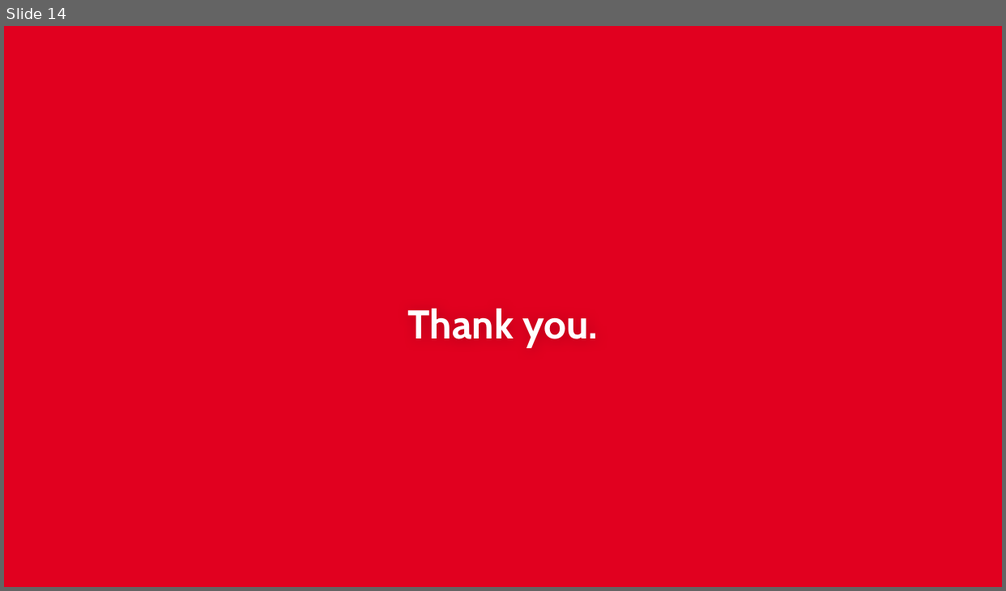
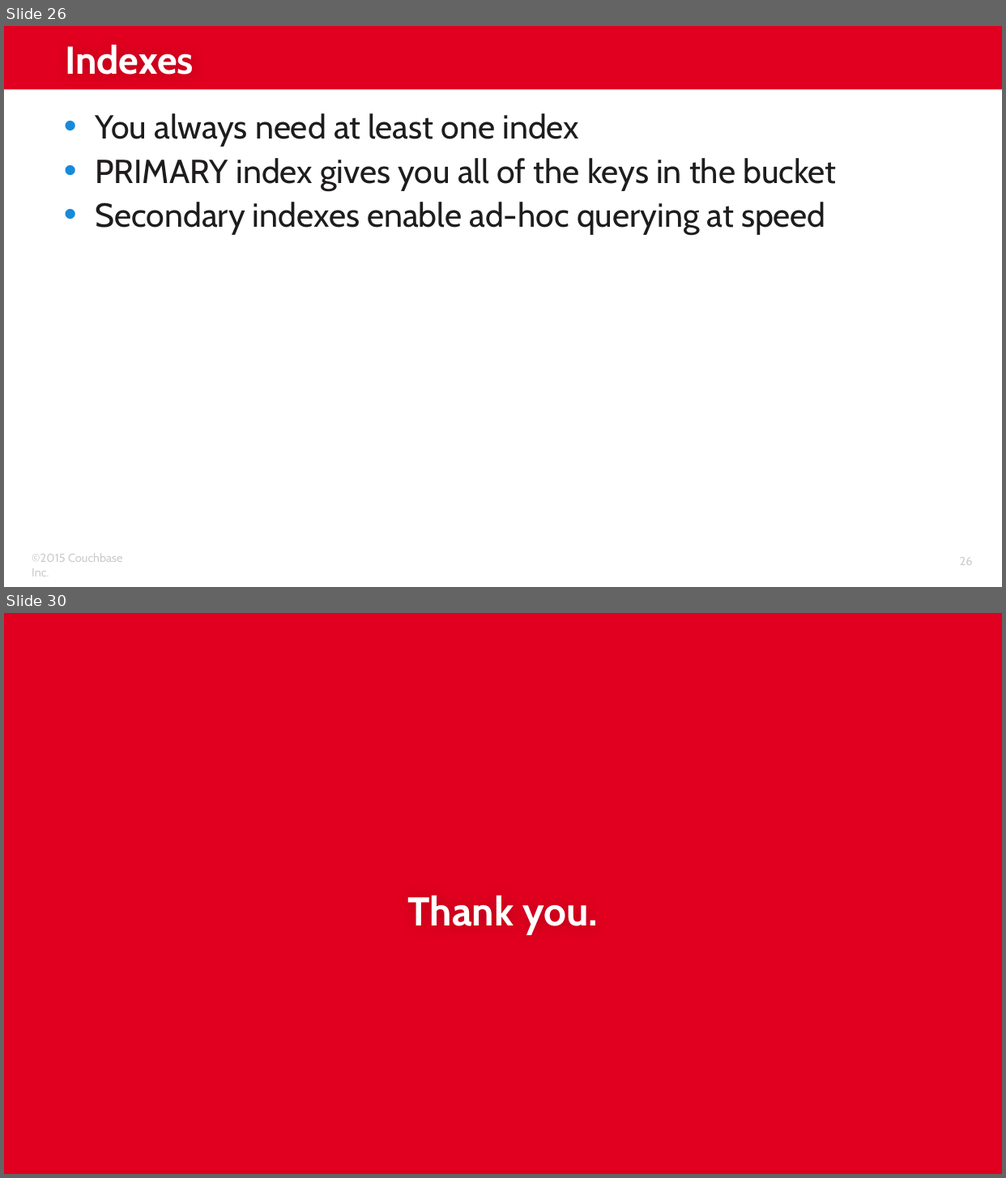
Before and after one commit to subalakr/workshop, a slide deck: server/presentations/Lec-03_N1QL_Introduction.pptx. Shown one above the other, each under a label of ours: slide 14 before the commit, slides 26 and 30 after it; the slides between them are not shown. The pictures are 1006x591 and 1006x1178 pixels, drawn with LibreOffice and Linux fonts; fonts in the diff are those of the drawing; background and template pictures are left out. Boxes give left, top, right and bottom in pixels: in the first picture for what was removed or moved away, otherwise in the second. Text is boxed around its words. In the diff, an @@ line names an element or a change of style, - is before the commit and + after.

```diff
--- a/server/presentations/Lec-03_N1QL_Introduction.pptx
+++ b/server/presentations/Lec-03_N1QL_Introduction.pptx
@@ slide 26 added at <box>4,26,1002,587</box>, background #FFFFFF @@
@@ rectangle added at <box>4,26,1002,90</box>, fill #E1001F @@
@@ title added at <box>65,45,194,75</box>, 28 pt, text #FFFFFF, bold @@
+Indexes
@@ text added at <box>95,113,836,235</box>, 24 pt, text #1E1C1C @@
+• You always need at least one index
+• PRIMARY index gives you all of the keys in the bucket
+• Secondary indexes enable ad-hoc querying at speed
@@ text added at <box>32,553,123,577</box>, 8.5 pt, text #CCCCCC @@
+©2015 Couchbase Inc.
@@ page number added at <box>960,557,973,565</box>, 8.5 pt, text #CCCCCC @@
+26
@@ what was slide 14 is now slide 30 @@
```
Also in this commit, not shown: 1 slide changed, 27 other slides added, 13 slides removed.
